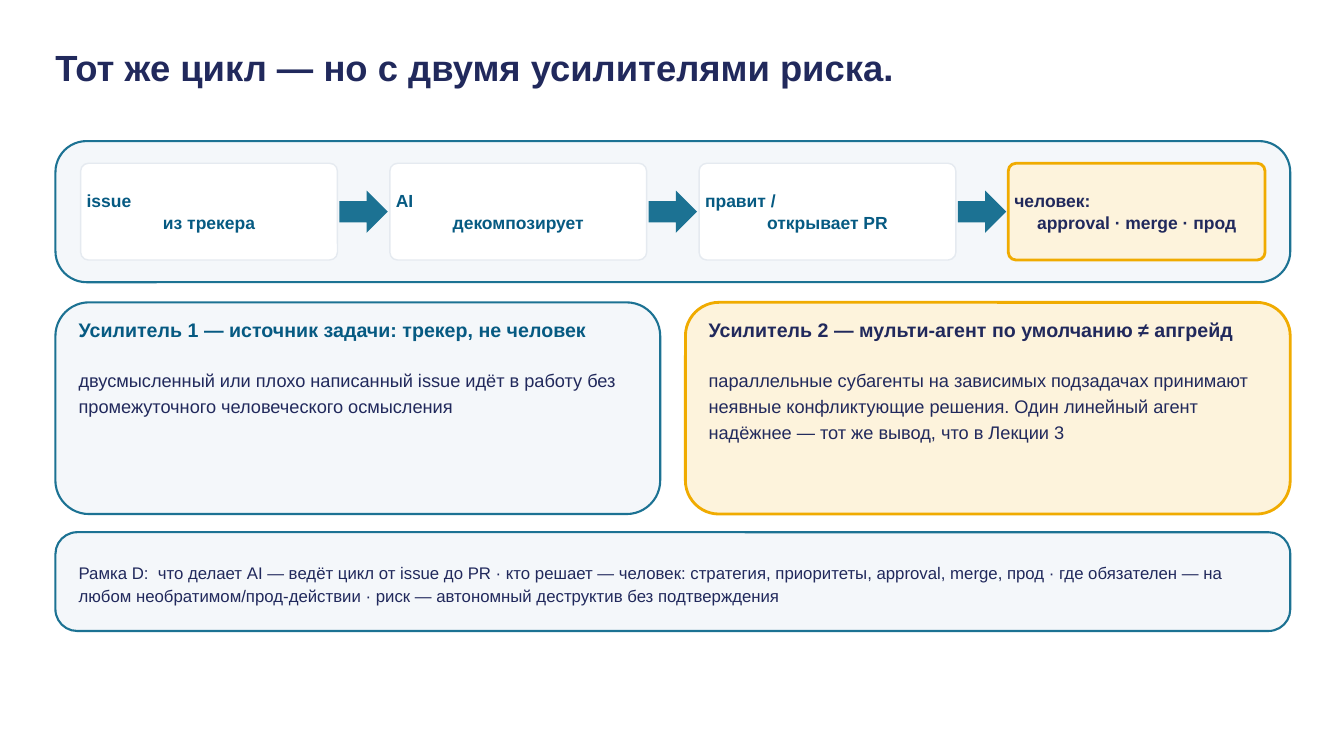
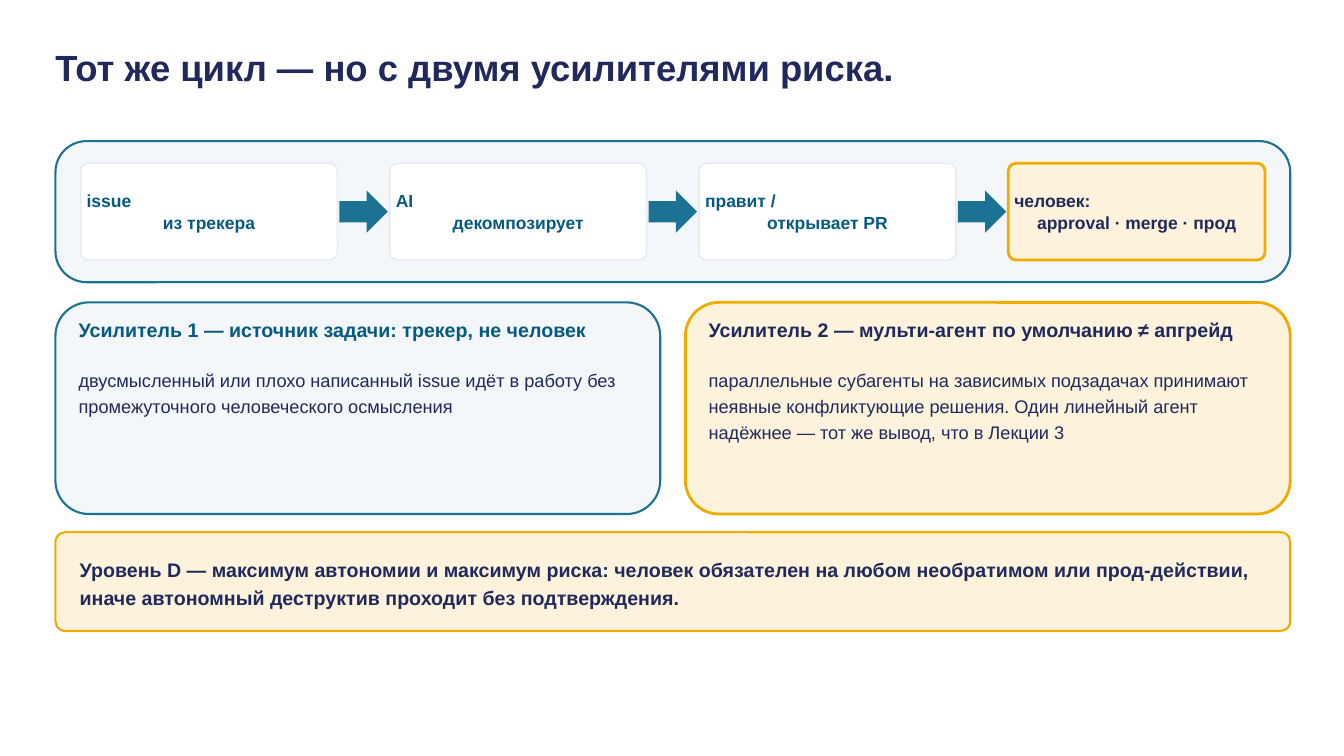
Before and after one commit to tellina-study/AI-usage-lessons, a slide deck: slide 15 of library/lectures/lec-04/rendered/lec-04.pptx. Drawn at 1344x756 pixels with LibreOffice and Linux fonts; fonts in the diff are those of the drawing. Boxes give left, top, right and bottom in pixels: in the first picture for what was removed or moved away, otherwise in the second. Text is boxed around its words. In the diff, an @@ line names an element or a change of style, - is before the commit and + after.

```diff
--- a/library/lectures/lec-04/rendered/lec-04.pptx
+++ b/library/lectures/lec-04/rendered/lec-04.pptx
@@ rounded rectangle at [55, 532, 1291, 631]: fill #F4F7FA to #FDF3DC; outline #1C7293 1.5 pt to #F0AB00 1.5 pt; proportions changed @@
@@ text at [80, 562, 1248, 609]: text changed; size 12 to 14 pt; bold on @@
-Рамка D: что делает AI — ведёт цикл от issue до PR · кто решает — человек: стратегия, приоритеты, approval, merge, прод · где обязателен — на любом необратимом/прод-действии · риск — автономный деструктив без подтверждения
+Уровень D — максимум автономии и максимум риска: человек обязателен на любом необратимом или прод-действии, иначе автономный деструктив проходит без подтверждения.
```
Also in this commit, not shown: 12 other slides changed, 3 slides added, 3 slides removed, 21 other files.
